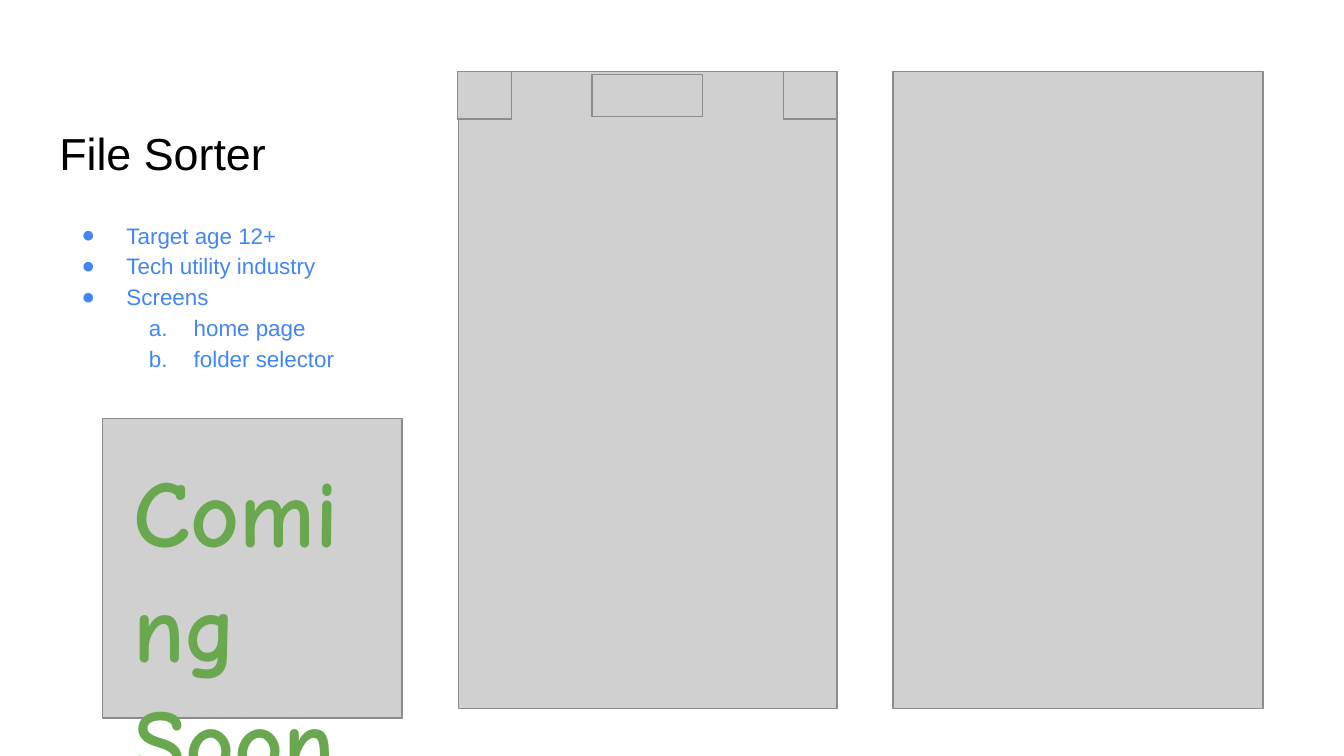
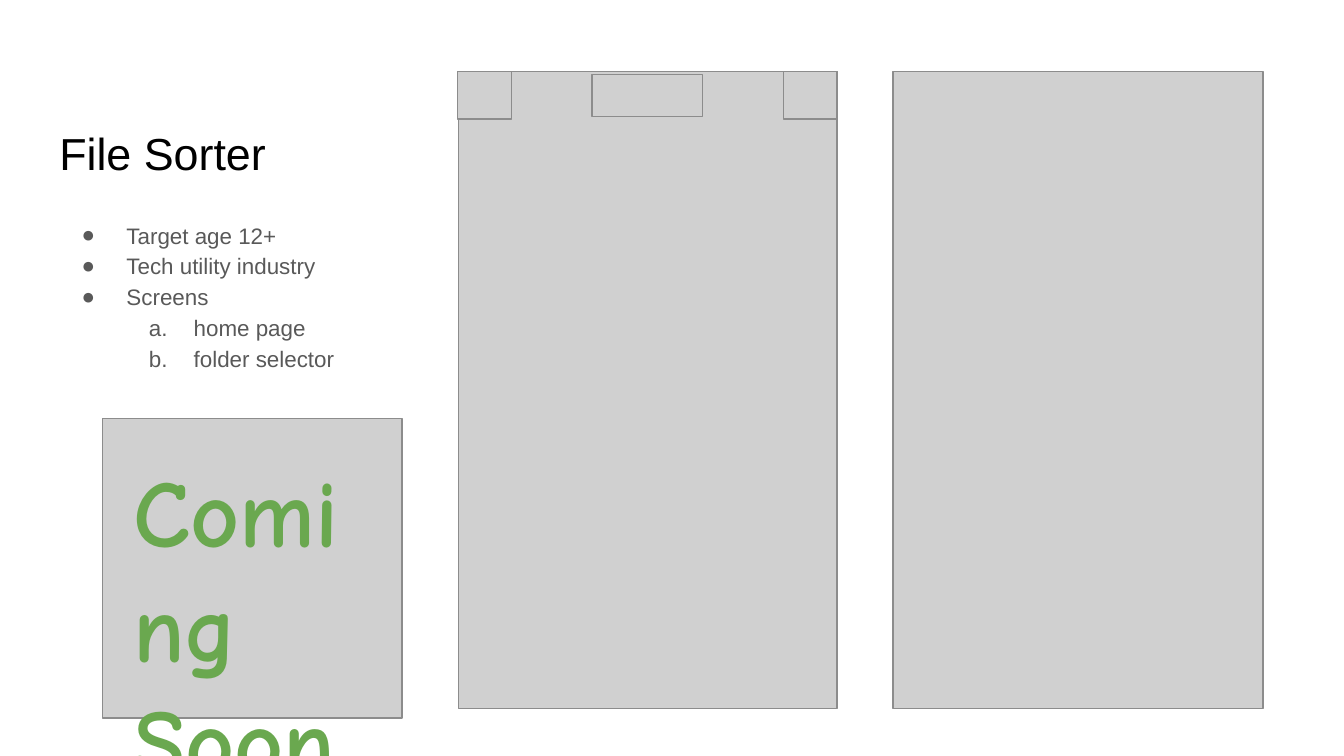
Before and after one commit to Itscailor/File-Sorter, a slide deck: slide 2 of Pitch deck template.pptx. Drawn at 1344x756 pixels with LibreOffice and Linux fonts; fonts in the diff are those of the drawing; grey boxes stand for pictures. Boxes give left, top, right and bottom in pixels: in the first picture for what was removed or moved away, otherwise in the second. Text is boxed around its words. In the diff, an @@ line names an element or a change of style, - is before the commit and + after.

Commit message:
fix: changed colors and added sources

```diff
--- a/Pitch deck template.pptx
+++ b/Pitch deck template.pptx
@@ text "Target age 12+" at <box>126,228,334,367</box>: text colour #4285F4 to #595959; bullet colour #4285F4 to #595959 @@
```
Also in this commit, not shown: 1 other slide changed.
